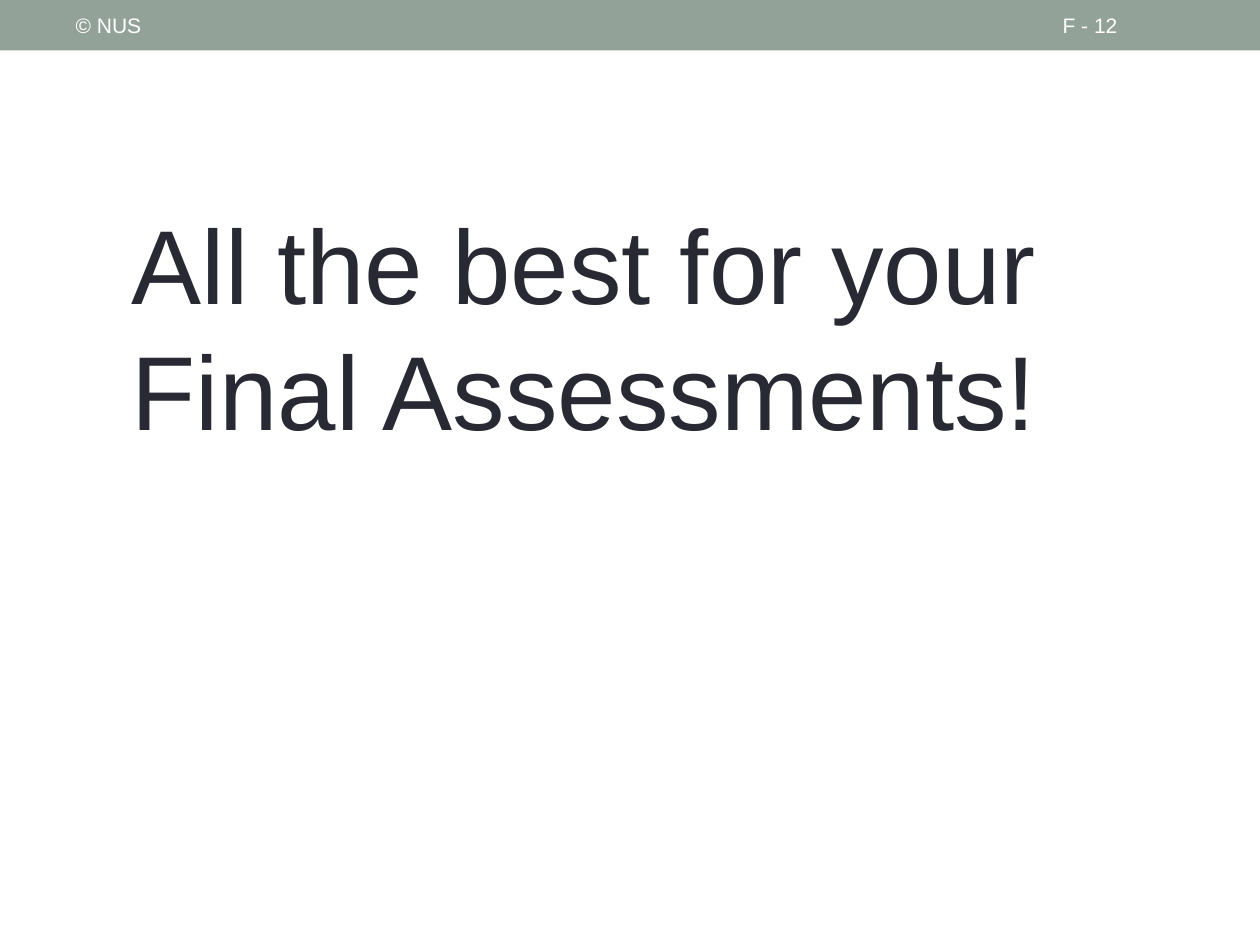
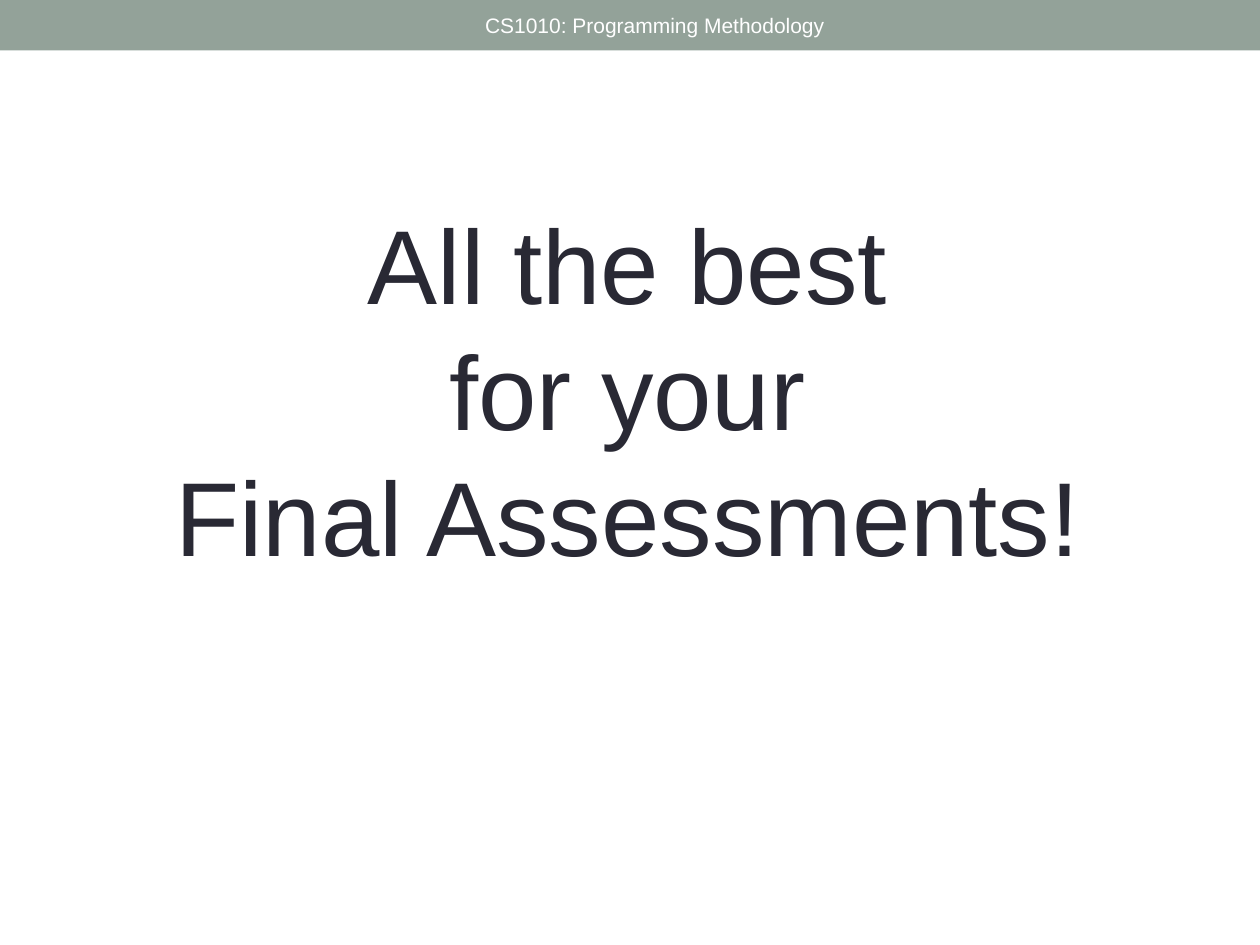
Before and after one commit to nus-cs1010-2425-s2/website, a slide deck: slide 13 of slides/Future.pptx (slide 12 before the commit). Drawn at 1260x945 pixels with LibreOffice and Linux fonts; fonts in the diff are those of the drawing. Boxes give left, top, right and bottom in pixels: in the first picture for what was removed or moved away, otherwise in the second. Text is boxed around its words. In the diff, an @@ line names an element or a change of style, - is before the commit and + after.

```diff
--- a/slides/Future.pptx
+++ b/slides/Future.pptx
@@ text removed at [97,18,141,33] @@
-© NUS
@@ text added at [485,18,824,37], 12 pt, text #FFFFFF @@
+CS1010: Programming Methodology
@@ page number removed at [1063,18,1117,33] @@
-F - 12
@@ text "All the best for your ..." rewrapped from [132,228,1036,431] to [175,228,1079,557] @@
```
Also in this commit, not shown: 10 other slides changed, 1 slide added, 2 other files.
